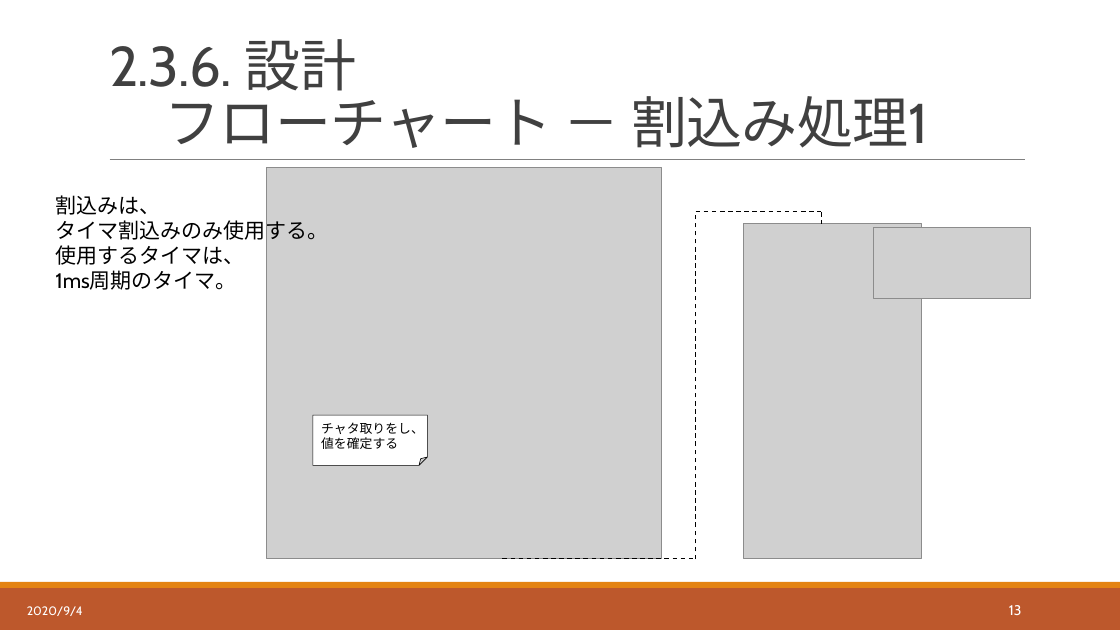
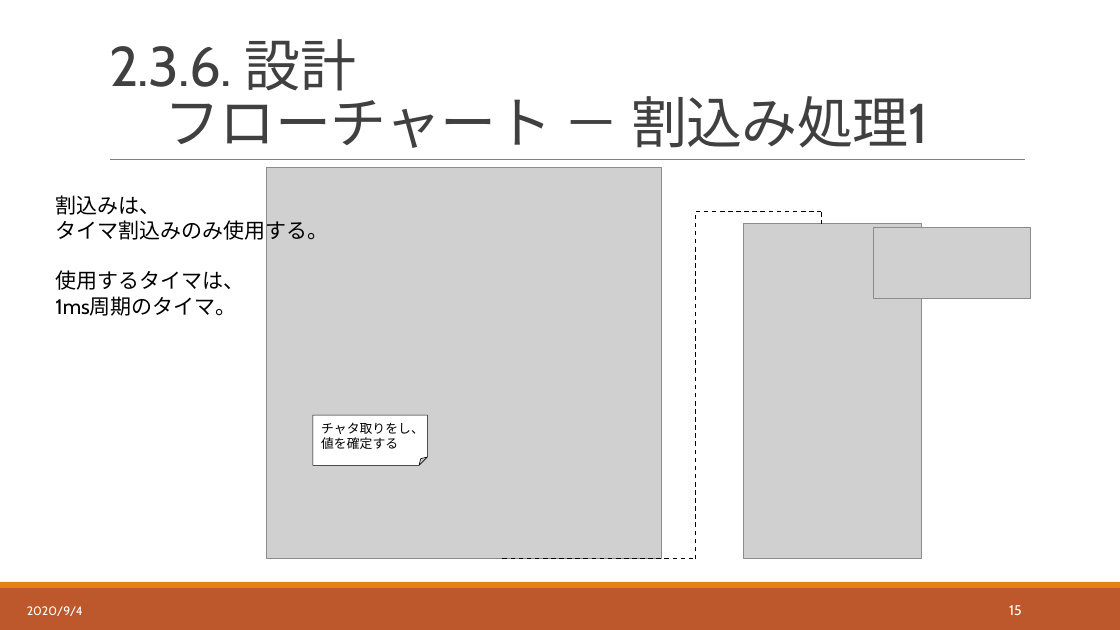
Before and after one commit to hakohumi/comp.train.whack-a-mole, a slide deck: slide 16 of 資料/設計書/発表資料/設計レビュー_発表資料.pptx (slide 14 before the commit). Drawn at 1120x630 pixels with LibreOffice and Linux fonts; fonts in the diff are those of the drawing; grey boxes stand for pictures. Boxes give left, top, right and bottom in pixels: in the first picture for what was removed or moved away, otherwise in the second. Text is boxed around its words. In the diff, an @@ line names an element or a change of style, - is before the commit and + after.

```diff
--- a/資料/設計書/発表資料/設計レビュー_発表資料.pptx
+++ b/資料/設計書/発表資料/設計レビュー_発表資料.pptx
@@ text "割込みは、" rewrapped from box(55, 195, 328, 290) to box(55, 195, 328, 316) @@
@@ page number at box(1009, 605, 1022, 615): text changed @@
-13
+15
```
Also in this commit, not shown: 4 other slides changed, 2 slides added.
